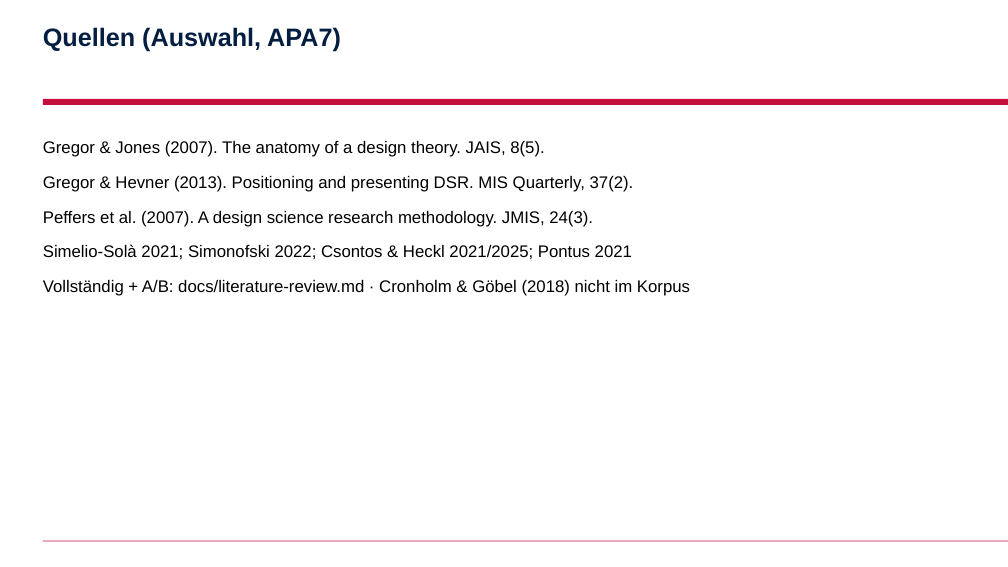
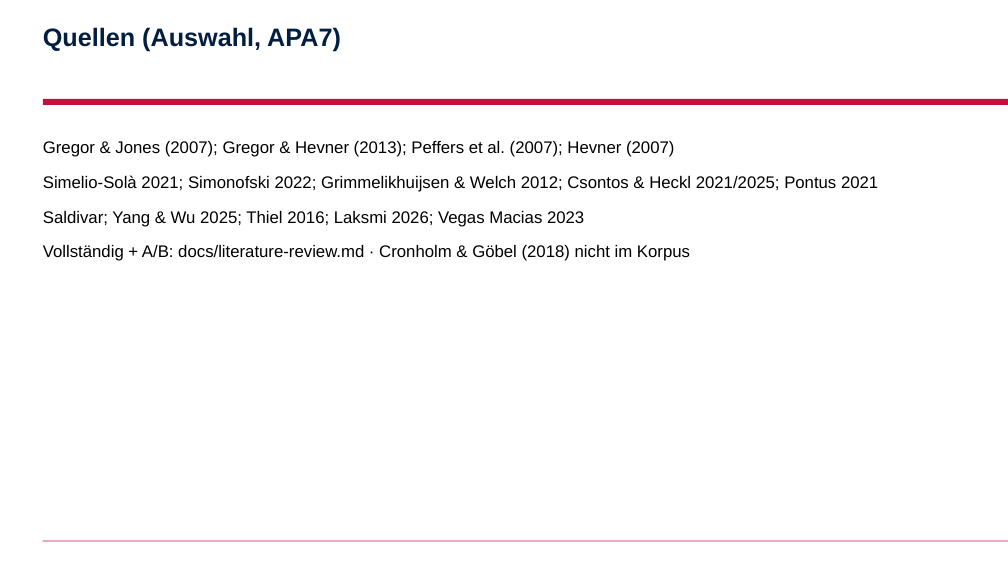
Before and after one commit to AnshulAgrawal7/zoe-sustainability-platform, a slide deck: slide 10 of docs/slides/marieclaire.pptx. Drawn at 1008x567 pixels with LibreOffice and Linux fonts; fonts in the diff are those of the drawing; background and template pictures are left out. Boxes give left, top, right and bottom in pixels: in the first picture for what was removed or moved away, otherwise in the second. Text is boxed around its words. In the diff, an @@ line names an element or a change of style, - is before the commit and + after.

```diff
--- a/docs/slides/marieclaire.pptx
+++ b/docs/slides/marieclaire.pptx
@@ text at box(43, 141, 878, 227): text changed @@
-Gregor & Jones (2007). The anatomy of a design theory. JAIS, 8(5).
-Gregor & Hevner (2013). Positioning and presenting DSR. MIS Quarterly, 37(2).
-Peffers et al. (2007). A design science research methodology. JMIS, 24(3).
-Simelio-Solà 2021; Simonofski 2022; Csontos & Heckl 2021/2025; Pontus 2021
+Gregor & Jones (2007); Gregor & Hevner (2013); Peffers et al. (2007); Hevner (2007)
+Simelio-Solà 2021; Simonofski 2022; Grimmelikhuijsen & Welch 2012; Csontos & Heckl 2021/2025; Pontus 2021
+Saldivar; Yang & Wu 2025; Thiel 2016; Laksmi 2026; Vegas Macias 2023
```
Also in this commit, not shown: 5 other slides changed, 3 slides added, 3 slides removed, 8 other files.
